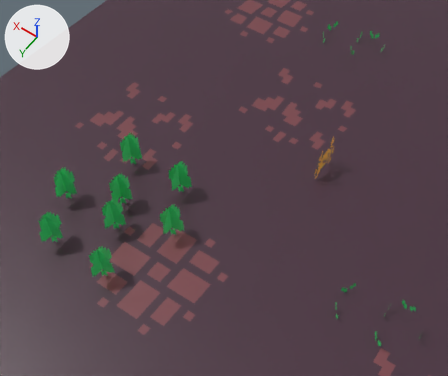
The glTF model demo/src/assets/proto/paper.gltf, before and after one commit.
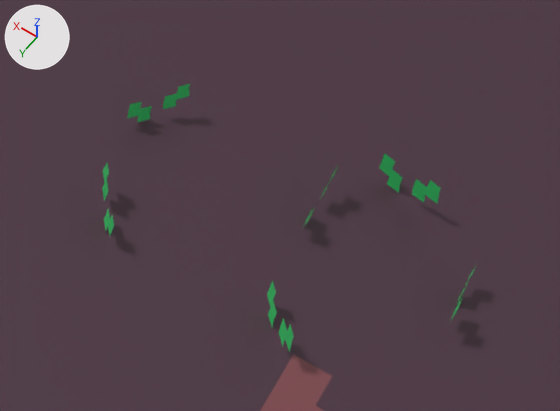
The first picture shows the older version from a camera (50 mm lens) standing at (-2.04, 5.15, 6.52) and looking at (0.92, 1.0, 0.0). The close-ups show both versions on the part from 69% to 99% of the width and 70% to 96% of the height of that picture; other places that the commit changed are outside them. Arrows for +X, +Y and +Z are at upper left; the lights stay in place. Where no turn or scale is listed for an object, it has been applied to the vertices.

Before the edit, the objects in view are built like this:
```python
me_cube_003 = bpy.data.meshes.new('Cube.003')
me_cube_003.from_pydata(...)  # 8 vertices, 10 faces; spans x -0.03..0.0, y -1.0..1.0, z -1.0..1.0
me_cube_003.materials.append(mat_material_001)  # picture img_colored_transparent
me_plane_002 = bpy.data.meshes.new('Plane.002')
me_plane_002.from_pydata(...)  # 49 vertices, 72 faces; spans x -5.0..5.0, y -5.0..5.0, z 0.0
me_plane_002.materials.append(mat_material)  # picture img_colored_packed
ob_cube_017 = bpy.data.objects.new('Cube.017', me_cube_003)
ob_cube_017.location = (-1.66, 1.395, 0.084)
ob_cube_017.scale = (0.147, 0.147, 0.147)
ob_cube_018 = bpy.data.objects.new('Cube.018', me_cube_003)
ob_cube_018.location = (-1.177, 1.395, 0.084)
ob_cube_018.rotation_euler = (0.0, 0.0, -0.679)  # degrees (0, 0, -39)
ob_cube_018.scale = (0.147, 0.147, 0.147)
ob_cube_019 = bpy.data.objects.new('Cube.019', me_cube_003)
ob_cube_019.location = (-1.177, 1.74, 0.084)
ob_cube_019.rotation_euler = (0.0, 0.0, 0.646)  # degrees (0, 0, 37)
ob_cube_019.scale = (0.147, 0.147, 0.147)
ob_cube_020 = bpy.data.objects.new('Cube.020', me_cube_003)
ob_cube_020.location = (-1.747, 1.815, 0.084)
ob_cube_020.rotation_euler = (0.0, 0.0, -2.383)  # degrees (0, 0, -137)
ob_cube_020.scale = (0.147, 0.147, 0.147)
ob_cube_021 = bpy.data.objects.new('Cube.021', me_cube_003)
ob_cube_021.location = (-2.097, 1.483, 0.084)
ob_cube_021.rotation_euler = (0.0, 0.0, -3.062)  # degrees (0, 0, -175)
ob_cube_021.scale = (0.147, 0.147, 0.147)
ob_cube_022 = bpy.data.objects.new('Cube.022', me_cube_003)
ob_cube_022.location = (-1.86, 1.233, 0.084)
ob_cube_022.rotation_euler = (0.0, 0.0, -1.737)  # degrees (0, 0, -100)
ob_cube_022.scale = (0.147, 0.147, 0.147)
ob_plane = bpy.data.objects.new('Plane', me_plane_002)
ob_plane.location = (0.0, 0.0, 0.0)
```
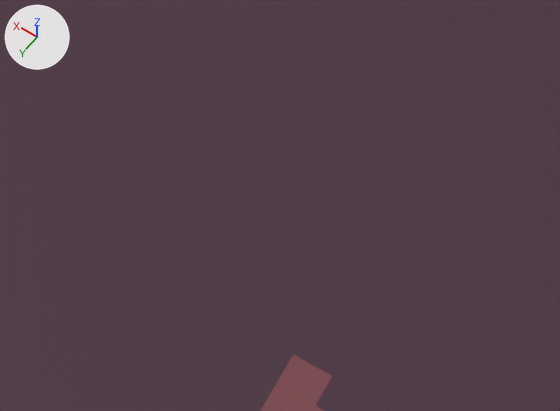
Where the change shows, as pixel boxes [x1, y1, x2, y2] in the close-ups (560 x 411 px):
'Cube.022', deleted (green)
    before: [379, 154, 441, 204]
'Cube.018', deleted (green)
    before: [127, 84, 190, 122]
'Cube.020', deleted (green)
    before: [267, 280, 294, 352]
'Cube.019', deleted
    before: [102, 163, 114, 236]
'Cube.017', deleted
    before: [302, 166, 338, 229]
'Cube.021', deleted
    before: [450, 264, 477, 323]

What changed in the scene script:
```text
Remove ob_cube_017:
    ob_cube_017 = bpy.data.objects.new('Cube.017', me_cube_003)
    ob_cube_017.location = (-1.66, 1.395, 0.084)
    ob_cube_017.scale = (0.147, 0.147, 0.147)
Remove ob_cube_018:
    ob_cube_018 = bpy.data.objects.new('Cube.018', me_cube_003)
    ob_cube_018.location = (-1.177, 1.395, 0.084)
    ob_cube_018.rotation_euler = (0.0, 0.0, -0.679)  # degrees (0, 0, -39)
    ob_cube_018.scale = (0.147, 0.147, 0.147)
Remove ob_cube_019:
    ob_cube_019 = bpy.data.objects.new('Cube.019', me_cube_003)
    ob_cube_019.location = (-1.177, 1.74, 0.084)
    ob_cube_019.rotation_euler = (0.0, 0.0, 0.646)  # degrees (0, 0, 37)
    ob_cube_019.scale = (0.147, 0.147, 0.147)
Remove ob_cube_020:
    ob_cube_020 = bpy.data.objects.new('Cube.020', me_cube_003)
    ob_cube_020.location = (-1.747, 1.815, 0.084)
    ob_cube_020.rotation_euler = (0.0, 0.0, -2.383)  # degrees (0, 0, -137)
    ob_cube_020.scale = (0.147, 0.147, 0.147)
Remove ob_cube_021:
    ob_cube_021 = bpy.data.objects.new('Cube.021', me_cube_003)
    ob_cube_021.location = (-2.097, 1.483, 0.084)
    ob_cube_021.rotation_euler = (0.0, 0.0, -3.062)  # degrees (0, 0, -175)
    ob_cube_021.scale = (0.147, 0.147, 0.147)
Remove ob_cube_022:
    ob_cube_022 = bpy.data.objects.new('Cube.022', me_cube_003)
    ob_cube_022.location = (-1.86, 1.233, 0.084)
    ob_cube_022.rotation_euler = (0.0, 0.0, -1.737)  # degrees (0, 0, -100)
    ob_cube_022.scale = (0.147, 0.147, 0.147)
```
